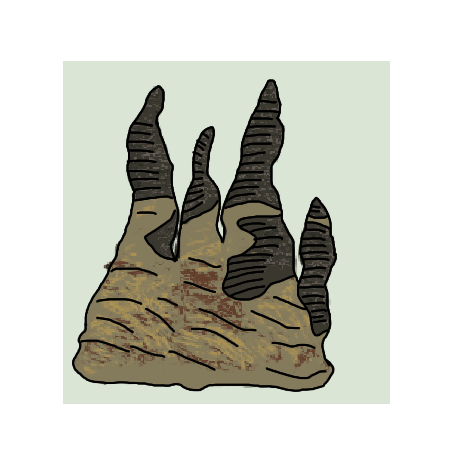
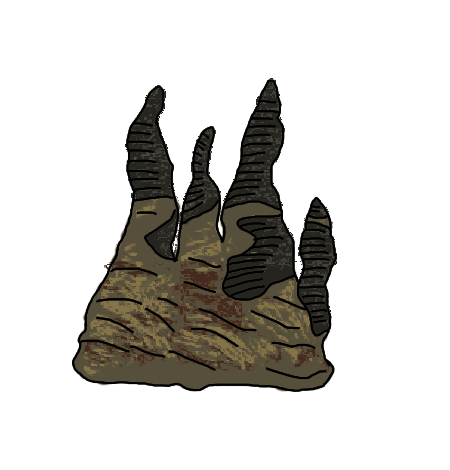
Layers edited between the first and the second 450 × 470 image:
painted on "Layer 11" over [81, 199, 329, 377]
painted on "Layer 12" over [128, 83, 334, 334]
painted on "Layer 9" over [125, 78, 337, 345]
painted on "Layer 10" over [72, 194, 334, 393]
removed layer "Layer 7" over [63, 61, 390, 404]
